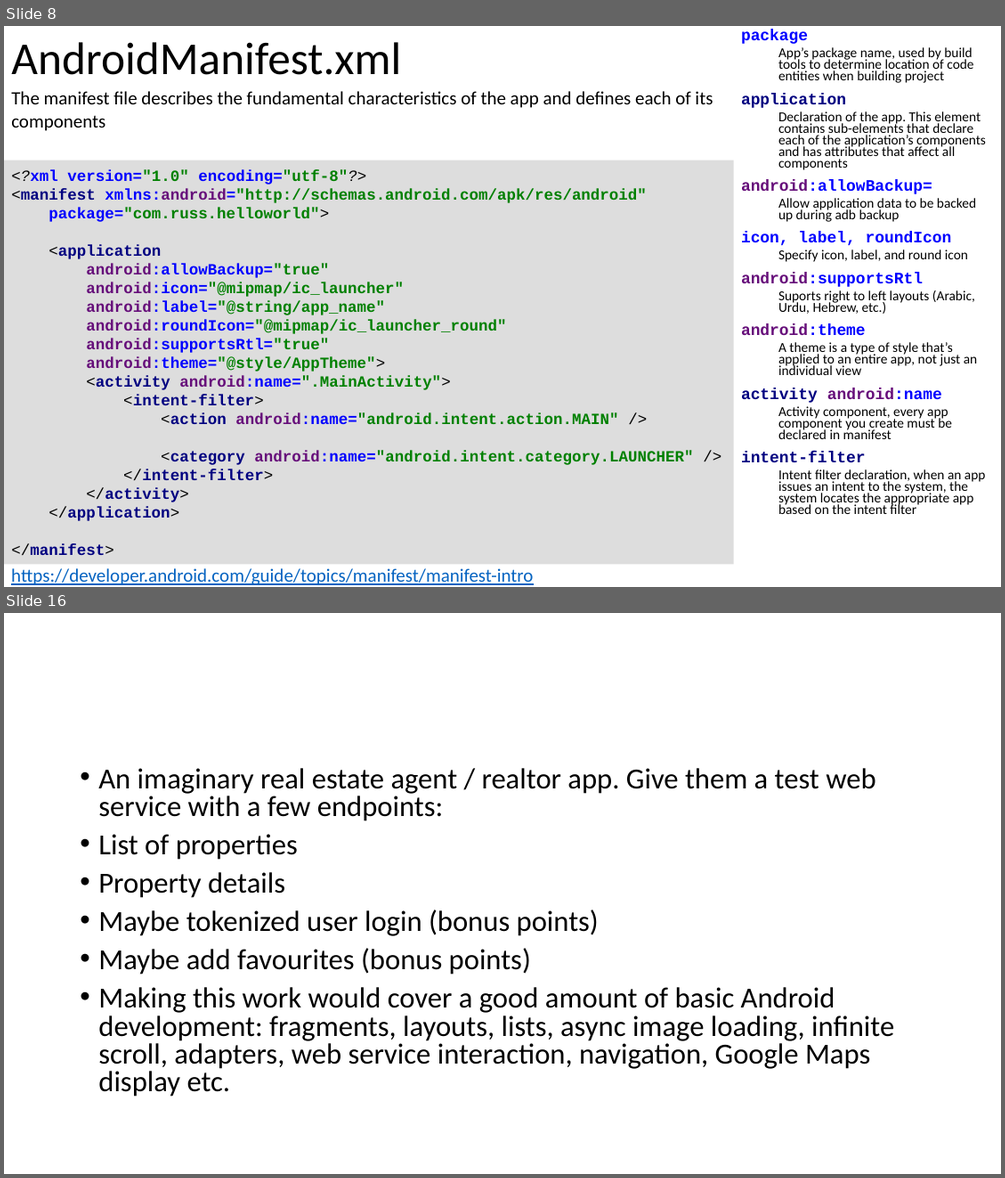
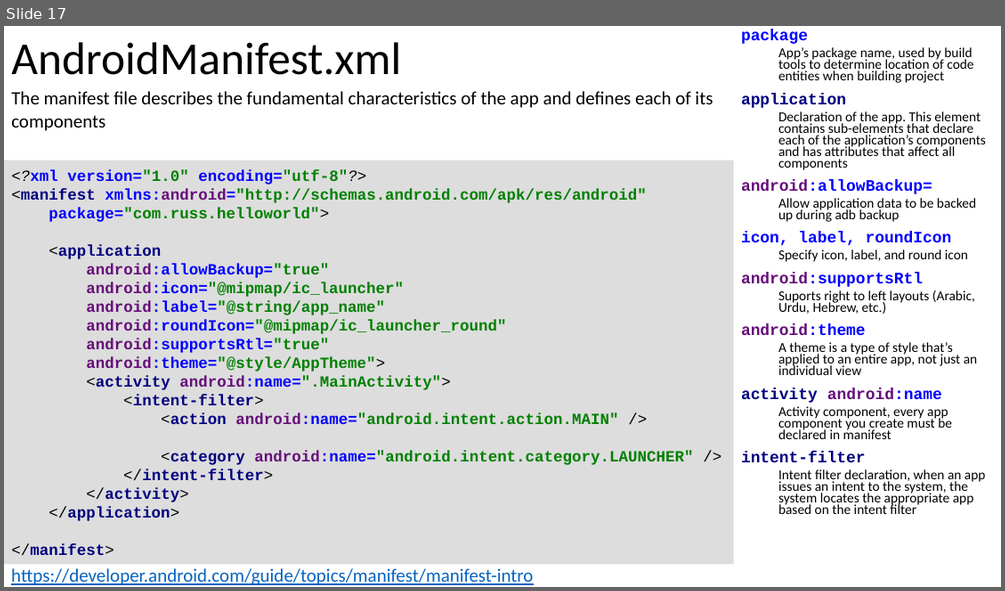
Before and after one commit to russellu/cs230, a slide deck: Lecture_HelloWorld.pptx. Shown one above the other, each under a label of ours: slides 8 and 16 before the commit, slide 17 after it; the slides between them are not shown. The pictures are 1005x1178 and 1005x591 pixels, drawn with LibreOffice and Linux fonts; fonts in the diff are those of the drawing. Boxes give left, top, right and bottom in pixels: in the first picture for what was removed or moved away, otherwise in the second. Text is boxed around its words. In the diff, an @@ line names an element or a change of style, - is before the commit and + after.

```diff
--- a/Lecture_HelloWorld.pptx
+++ b/Lecture_HelloWorld.pptx
@@ slide 16 removed at (x1=4, y1=613, x2=1001, y2=1174), background #FFFFFF @@
@@ text removed at (x1=98, y1=768, x2=894, y2=1096) @@
-• An imaginary real estate agent / realtor app. Give them a test web service with a few endpoints:
-• List of properties
-• Property details
-• Maybe tokenized user login (bonus points)
-• Maybe add favourites (bonus points)
-• Making this work would cover a good amount of basic Android development: fragments, layouts, lists, async image loading, infinite scroll, adapters, web service interaction, navigation, Google Maps display etc.
@@ what was slide 8 is now slide 17 @@
```
Also in this commit, not shown: 4 slides changed, 13 slides added, 9 other slides removed, 3 other files.
